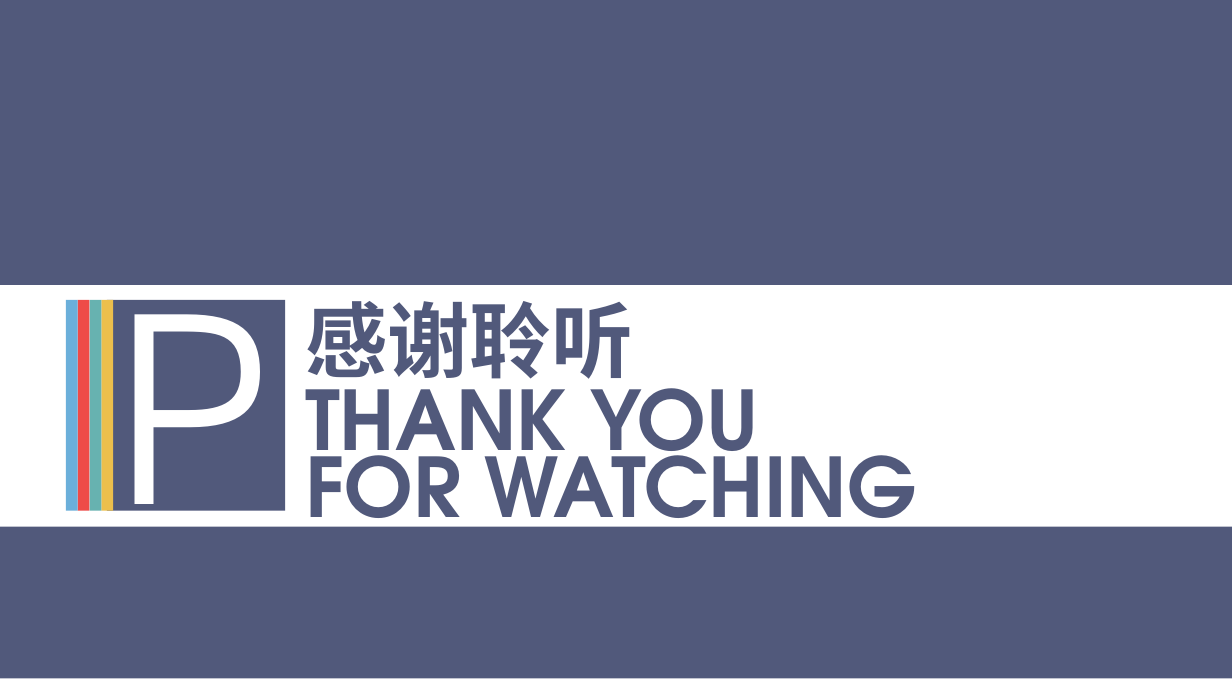
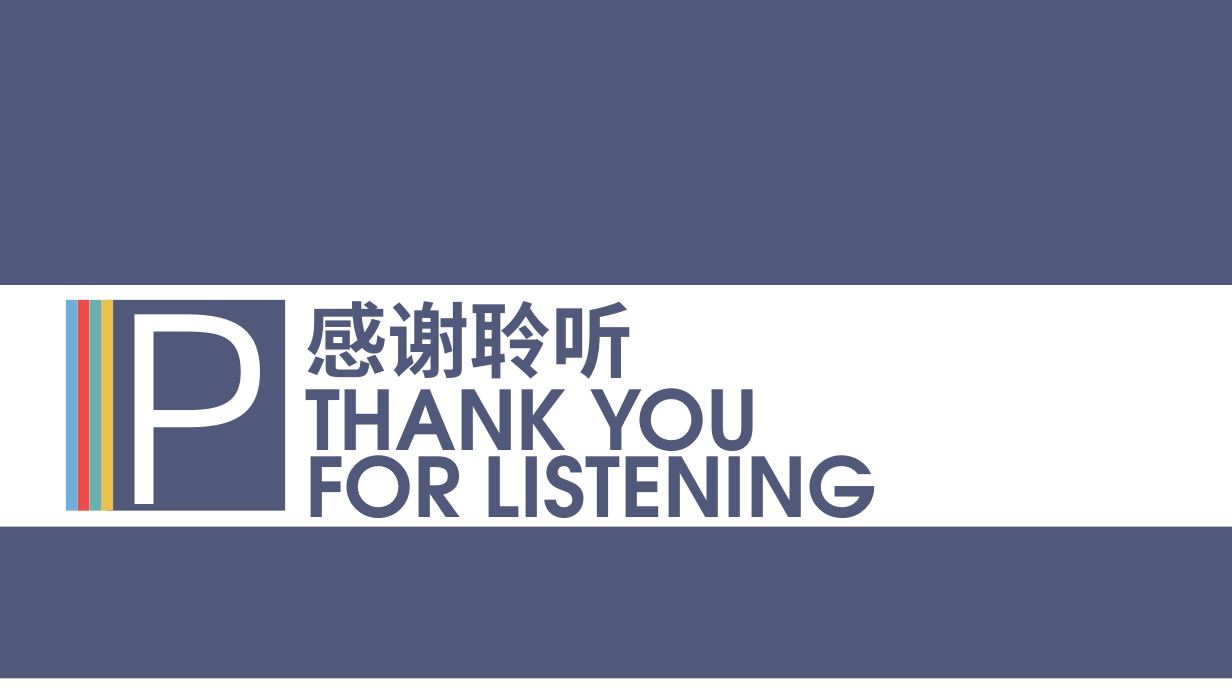
Before and after one commit to wy666888/My-learning, a slide deck: slide 26 of 工作的总结/相关资料/Git.pptx. Drawn at 1232x693 pixels with LibreOffice and Linux fonts; fonts in the diff are those of the drawing. Boxes give left, top, right and bottom in pixels: in the first picture for what was removed or moved away, otherwise in the second. Text is boxed around its words. In the diff, an @@ line names an element or a change of style, - is before the commit and + after.

```diff
--- a/工作的总结/相关资料/Git.pptx
+++ b/工作的总结/相关资料/Git.pptx
@@ text at [305, 428, 877, 551]: text changed @@
-FOR WATCHING
+FOR LISTENING
```
Also in this commit, not shown: 1 other slide changed.
